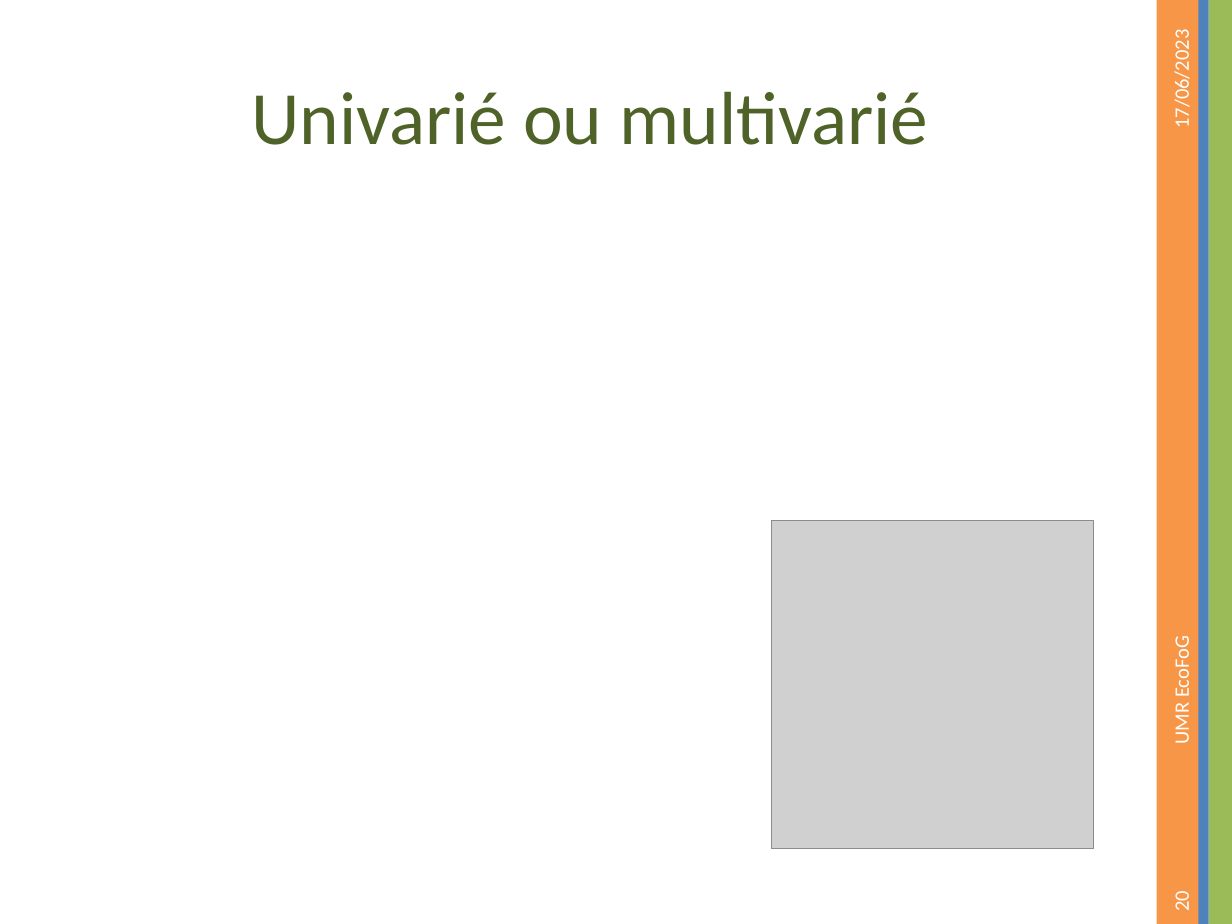
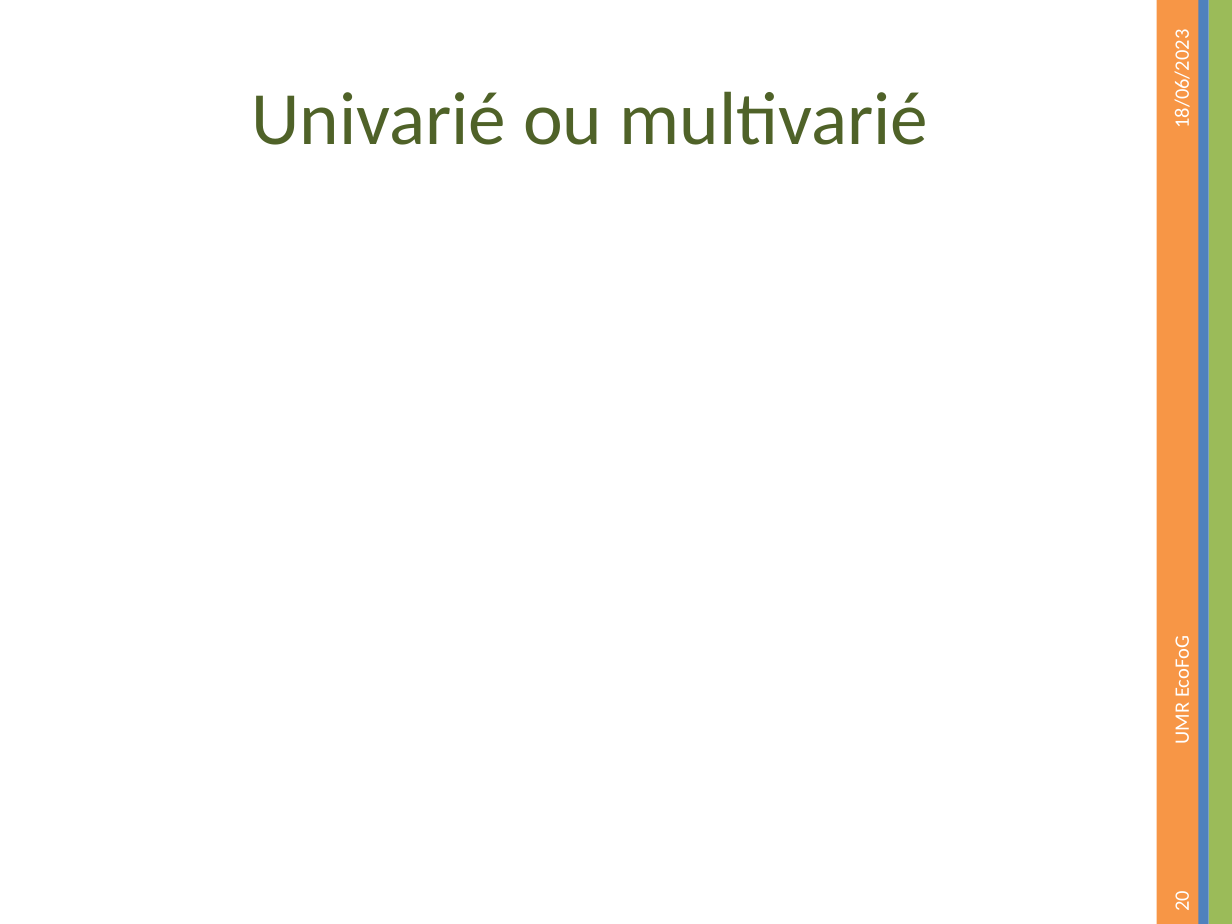
Before and after one commit to EricMarcon/Cours-Diversite-Concentration, a slide deck: slide 20 of 3-EspaceContinu.pptx. Drawn at 1232x924 pixels with LibreOffice and Linux fonts; fonts in the diff are those of the drawing; grey boxes stand for pictures; background and template pictures are left out. Boxes give left, top, right and bottom in pixels: in the first picture for what was removed or moved away, otherwise in the second. Text is boxed around its words. In the diff, an @@ line names an element or a change of style, - is before the commit and + after.

```diff
--- a/3-EspaceContinu.pptx
+++ b/3-EspaceContinu.pptx
@@ text at (x1=1169, y1=40, x2=1194, y2=126): text changed @@
-17/06/2023
+18/06/2023
@@ picture removed at (x1=771, y1=520, x2=1094, y2=848) @@
```
Also in this commit, not shown: 25 other slides changed, 1 other file.
